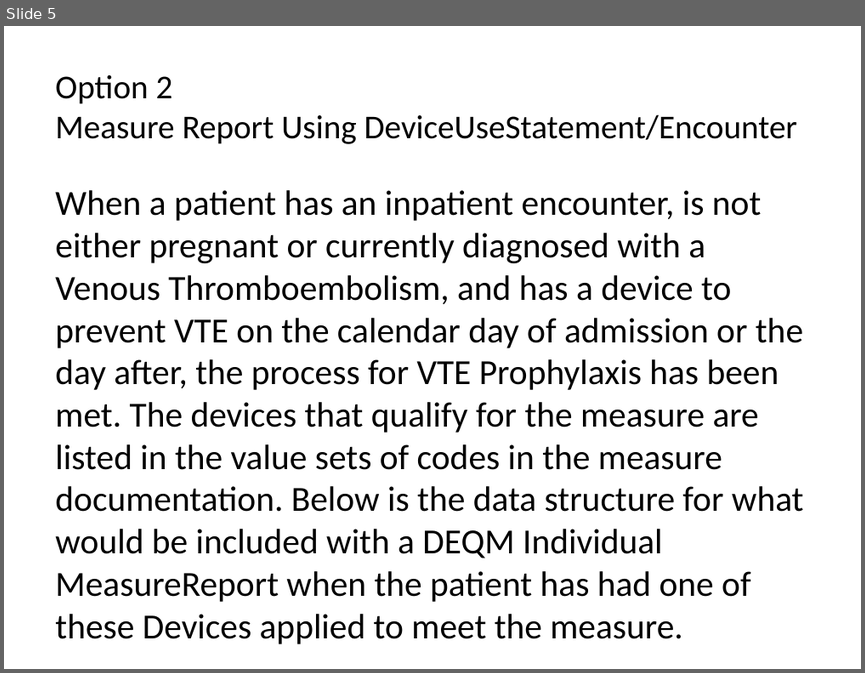
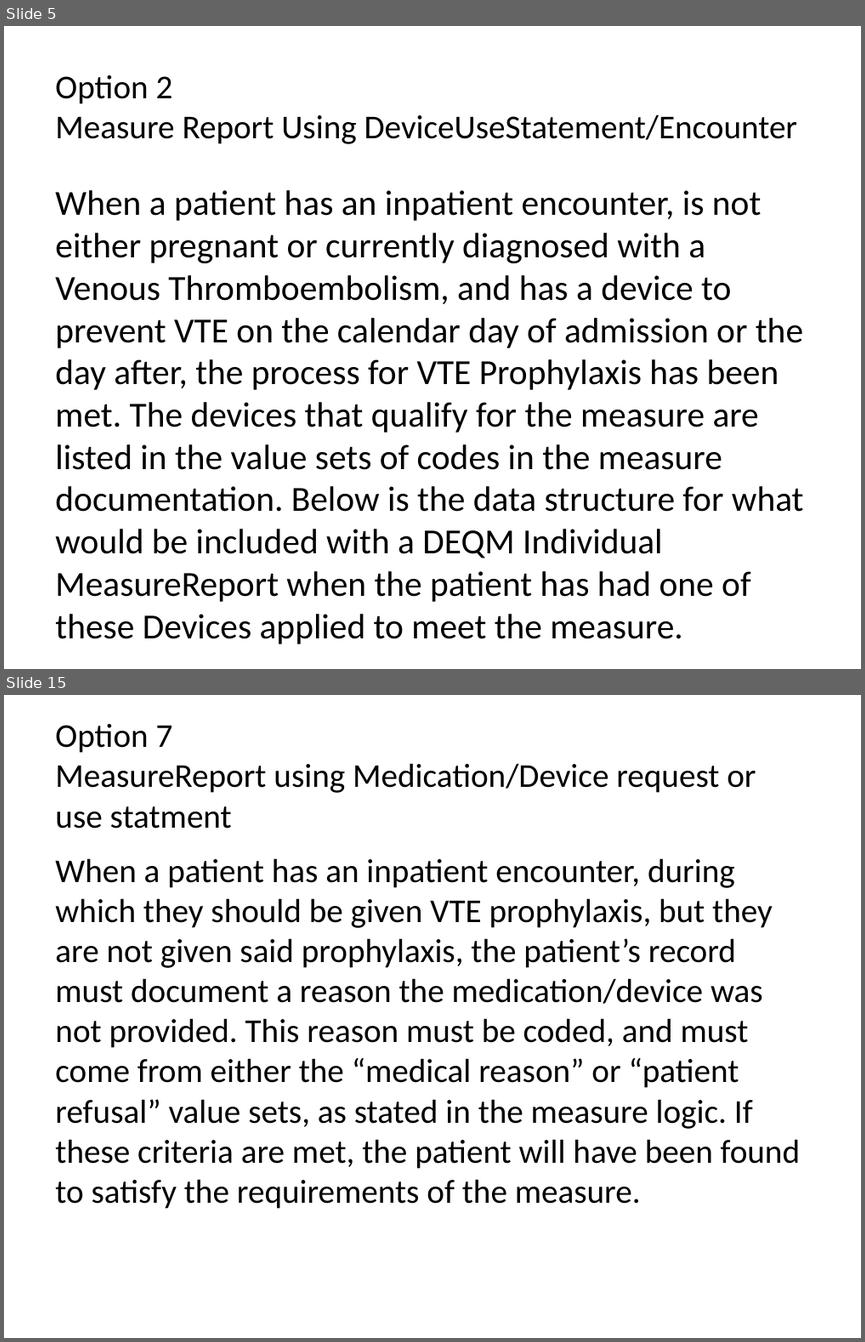
Before and after one commit to HL7/davinci-deqm, a slide deck: source/pages/assets/images/source/DEQM Resource Diagram - VTE.pptx. Shown one above the other, each under a label of ours: slide 5 before the commit, slides 5 and 15 after it; the slides between them are not shown. The pictures are 865x673 and 865x1342 pixels, drawn with LibreOffice and Linux fonts; fonts in the diff are those of the drawing. Boxes give left, top, right and bottom in pixels: in the first picture for what was removed or moved away, otherwise in the second. Text is boxed around its words. In the diff, an @@ line names an element or a change of style, - is before the commit and + after.

```diff
--- a/source/pages/assets/images/source/DEQM Resource Diagram - VTE.pptx
+++ b/source/pages/assets/images/source/DEQM Resource Diagram - VTE.pptx
@@ slide 15 added at box(4, 695, 861, 1338), background #FFFFFF @@
@@ title added at box(55, 724, 755, 828), 28 pt, text #000000 @@
+Option 7
+MeasureReport using Medication/Device request or use statment
@@ text added at box(55, 858, 800, 1208), 28 pt, text #000000 @@
+When a patient has an inpatient encounter, during which they should be given VTE prophylaxis, but they are not given said prophylaxis, the patient’s record must document a reason the medication/device was not provided. This reason must be coded, and must come from either the “medical reason” or “patient refusal” value sets, as stated in the measure logic. If these criteria are met, the patient will have been found to satisfy the requirements of the measure.
```
Also in this commit, not shown: 5 slides changed, 7 other slides added, 1 slide removed, 9 other files.
